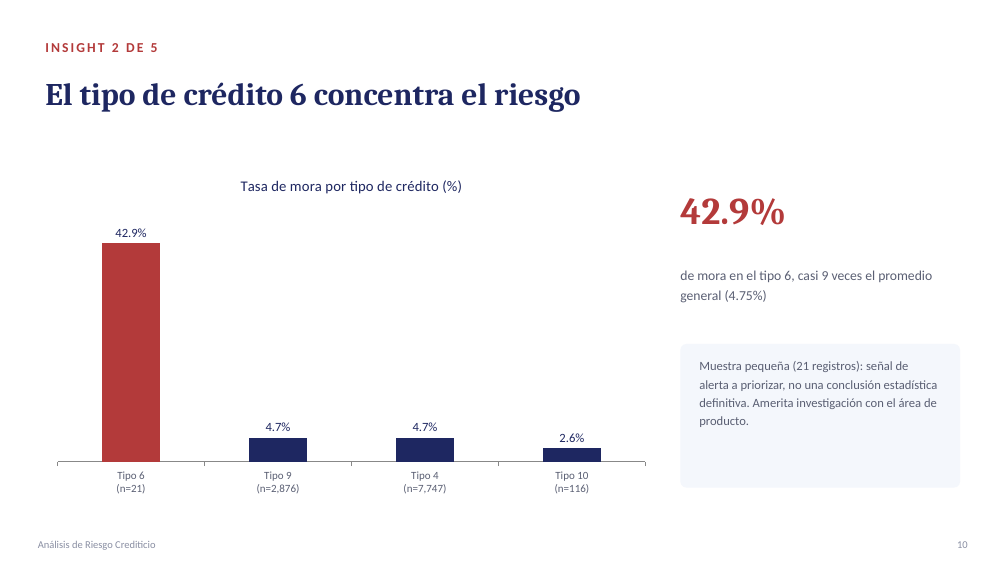
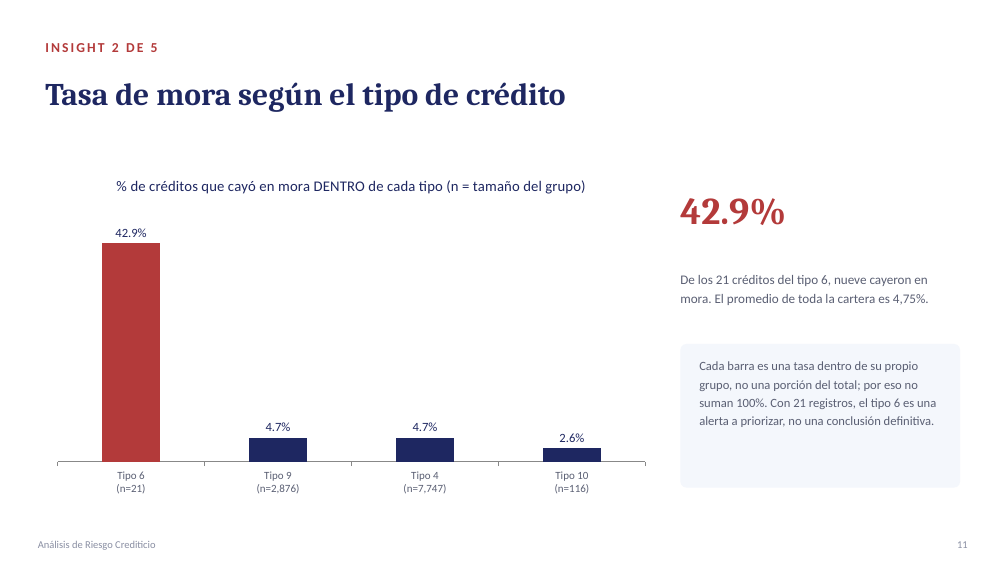
Before and after one commit to papiarcacamilo/MLOPS_CURSE, a slide deck: slide 11 of PRESENTACION.pptx (slide 10 before the commit). Drawn at 1008x567 pixels with LibreOffice and Linux fonts; fonts in the diff are those of the drawing. Boxes give left, top, right and bottom in pixels: in the first picture for what was removed or moved away, otherwise in the second. Text is boxed around its words. In the diff, an @@ line names an element or a change of style, - is before the commit and + after.

```diff
--- a/PRESENTACION.pptx
+++ b/PRESENTACION.pptx
@@ text at <box>45,82,566,112</box>: text changed @@
-El tipo de crédito 6 concentra el riesgo
+Tasa de mora según el tipo de crédito
@@ column chart at <box>45,163,658,503</box> @@
@@ title "Tasa de mora por tipo de crédito (%)" to "% de créditos que cayó en mora DENTRO de cada tipo (n = tamaño del grupo)" @@
@@ text at <box>680,275,929,305</box>: text changed; size 13 to 12.5 pt @@
-de mora en el tipo 6, casi 9 veces el promedio general (4.75%)
+De los 21 créditos del tipo 6, nueve cayeron en mora. El promedio de toda la cartera es 4,75%.
@@ text at <box>699,361,936,427</box>: text changed @@
-Muestra pequeña (21 registros): señal de alerta a priorizar, no una conclusión estadística definitiva. Amerita investigación con el área de producto.
+Cada barra es una tasa dentro de su propio grupo, no una porción del total; por eso no suman 100%. Con 21 registros, el tipo 6 es una alerta a priorizar, no una conclusión definitiva.
@@ text at <box>957,541,968,548</box>: text changed @@
-10
+11
```
Also in this commit, not shown: 16 other slides changed, 1 slide added, 2 other files.
